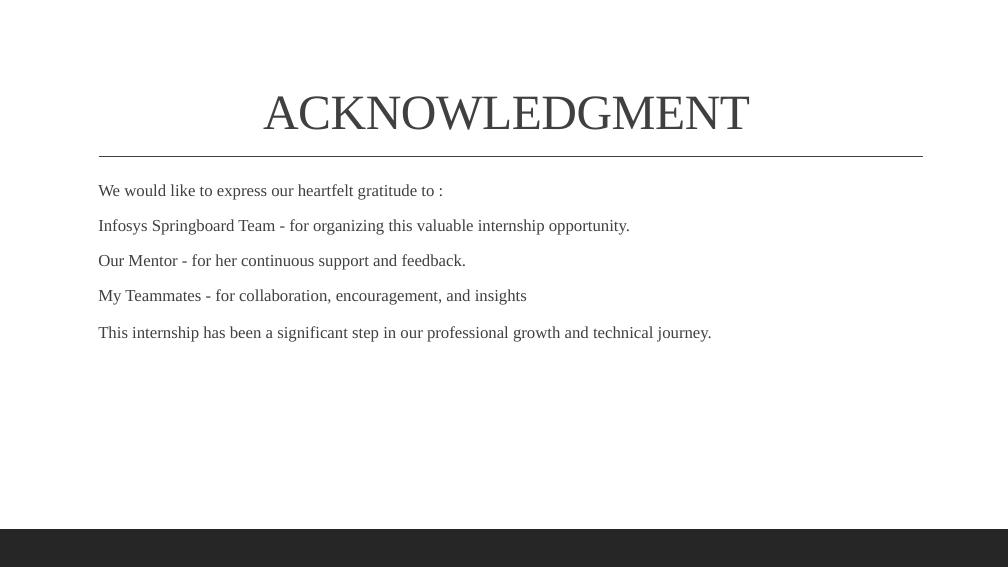
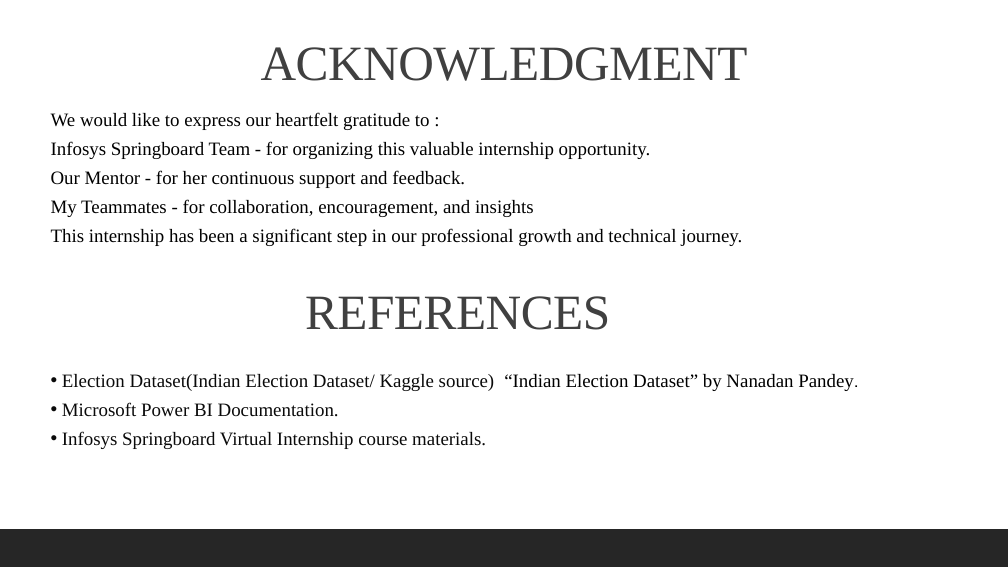
Before and after one commit to aryamishra452/Infosys_Springboard_Virtual_Internship-2026_Batch-11_Team-B, a slide deck: slide 11 of Team Members PPT/KritikaBalpande_ppt.pptx (slide 12 before the commit). Drawn at 1008x567 pixels with LibreOffice and Linux fonts; fonts in the diff are those of the drawing. Boxes give left, top, right and bottom in pixels: in the first picture for what was removed or moved away, otherwise in the second. Text is boxed around its words. In the diff, an @@ line names an element or a change of style, - is before the commit and + after.

```diff
--- a/Team Members PPT/KritikaBalpande_ppt.pptx
+++ b/Team Members PPT/KritikaBalpande_ppt.pptx
@@ text "ACKNOWLEDGMENT": place and size @@
-text "ACKNOWLEDGMENT" at (263, 96, 750, 130)
+text "ACKNOWLEDGMENT" at (261, 47, 748, 81)
@@ text "ACKNOWLEDGMENT" at (261, 47, 748, 81): vertical alignment bottom to top @@
@@ text "We would like to express ...": place and size @@
-text "We would like to express ..." at (98, 184, 712, 342)
+text "We would like to express ..." at (51, 112, 742, 246)
@@ text "We would like to express ..." at (51, 112, 742, 246): size 16 to 18 pt, text colour #404040 to #000000; bullet   to none; line spacing 1.1 to 1; less space between paragraphs @@
@@ line removed from (99, 157) to (923, 157) @@
@@ text added at (305, 296, 610, 330), 47 pt, text #404040 @@
+REFERENCES
@@ text added at (62, 374, 858, 449), 18 pt, text #0A0A0A @@
+• Election Dataset(Indian Election Dataset/ Kaggle source) “Indian Election Dataset” by Nanadan Pandey.
+• Microsoft Power BI Documentation.
+• Infosys Springboard Virtual Internship course materials.
```
Also in this commit, not shown: 5 other slides changed, 1 slide added, 3 slides removed.
